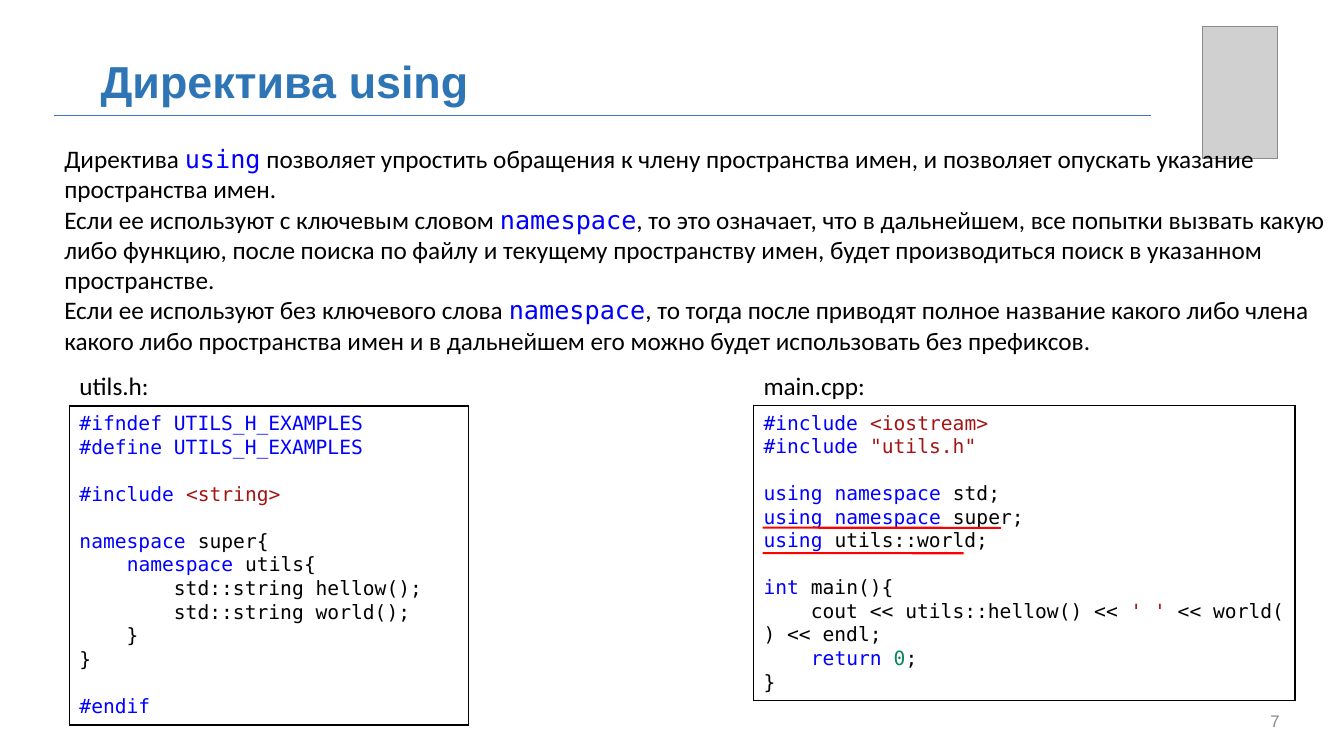
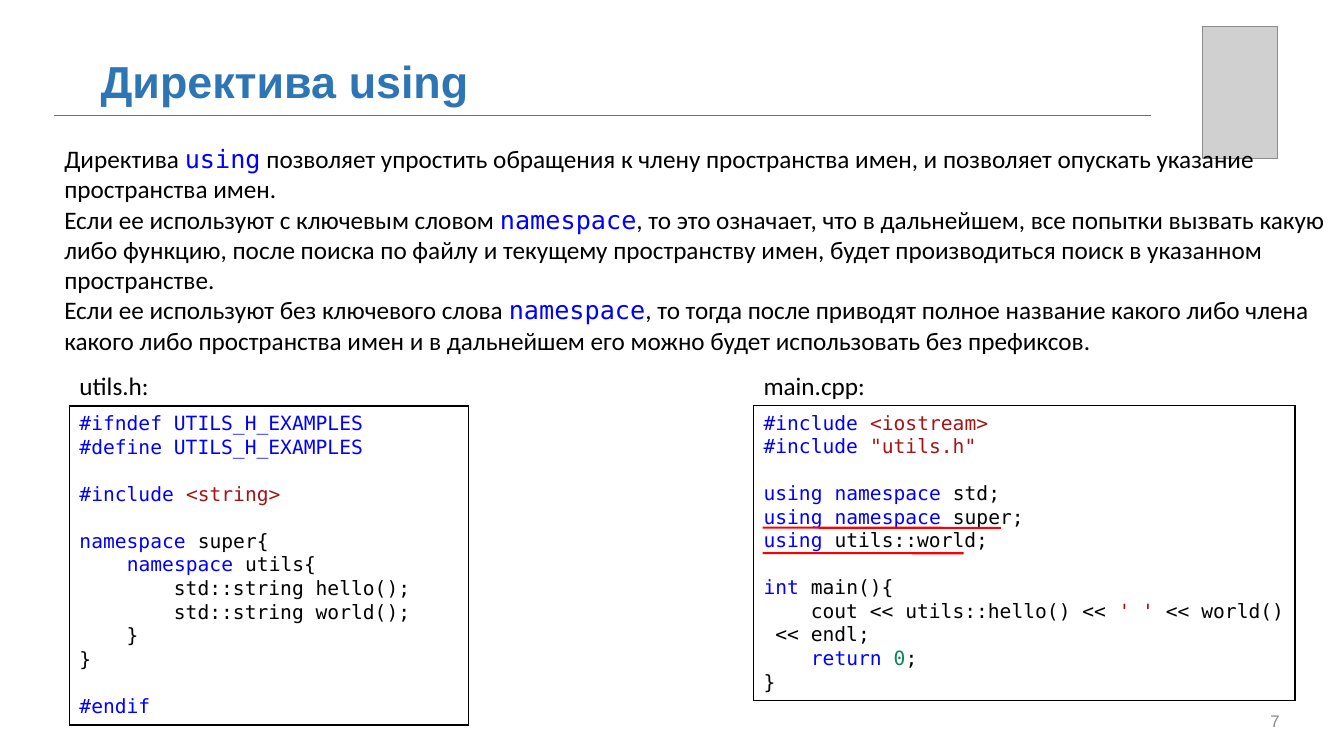
Before and after one commit to MUCTR-IKT-CPP/cpp_course, a slide deck: slide 7 of Лекции/2025/3/Пользовательские типы, структры, объединения.pptx. Drawn at 1344x756 pixels with LibreOffice and Linux fonts; fonts in the diff are those of the drawing; grey boxes stand for pictures; background and template pictures are left out. Boxes give left, top, right and bottom in pixels: in the first picture for what was removed or moved away, otherwise in the second. Text is boxed around its words. In the diff, an @@ line names an element or a change of style, - is before the commit and + after.

```diff
--- a/Лекции/2025/3/Пользовательские типы, структры, объединения.pptx
+++ b/Лекции/2025/3/Пользовательские типы, структры, объединения.pptx
@@ text in rectangle at (x1=174, y1=580, x2=410, y2=600): text changed @@
-std::string hellow();
+std::string hello();
@@ text in rectangle at (x1=811, y1=603, x2=1284, y2=644): text changed @@
-cout << utils::hellow() << ' ' << world() << endl;
+cout << utils::hello() << ' ' << world() << endl;
```
Also in this commit, not shown: 7 other slides changed, 6 slides added, 1 slide removed, 1 other file.
